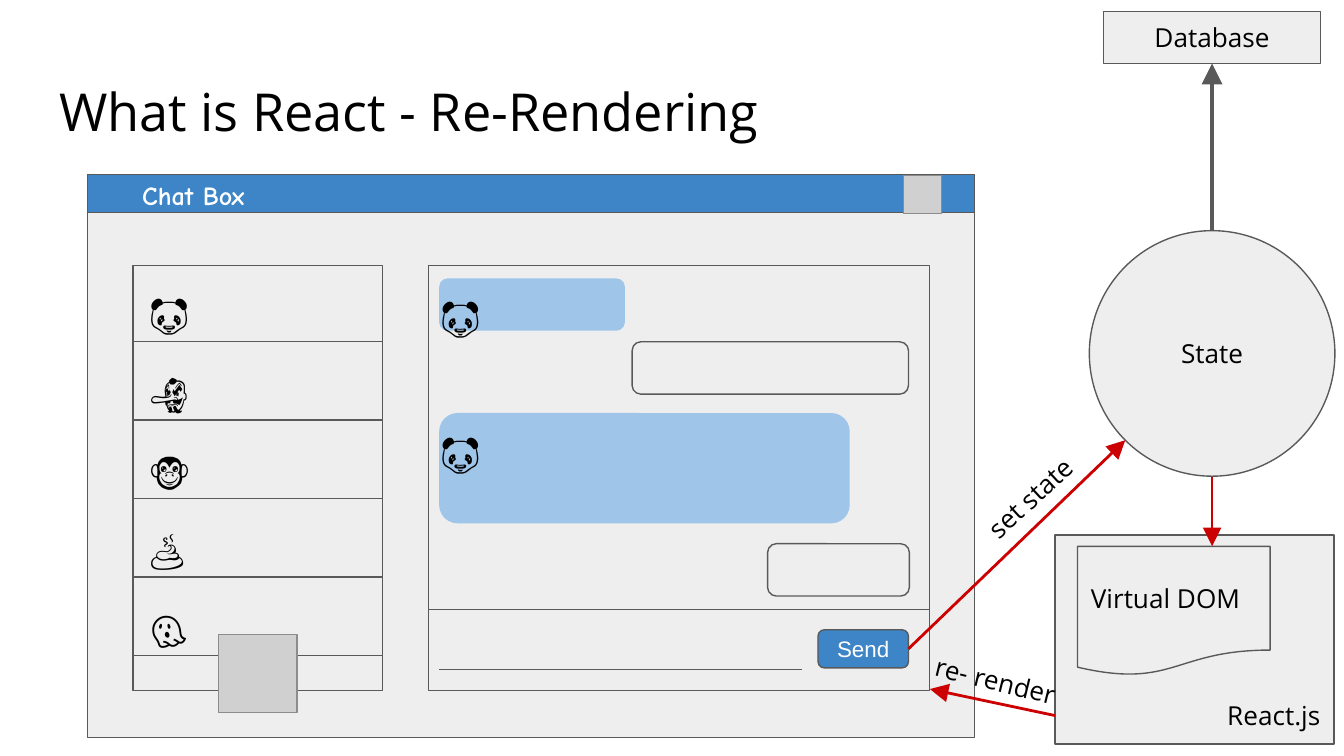
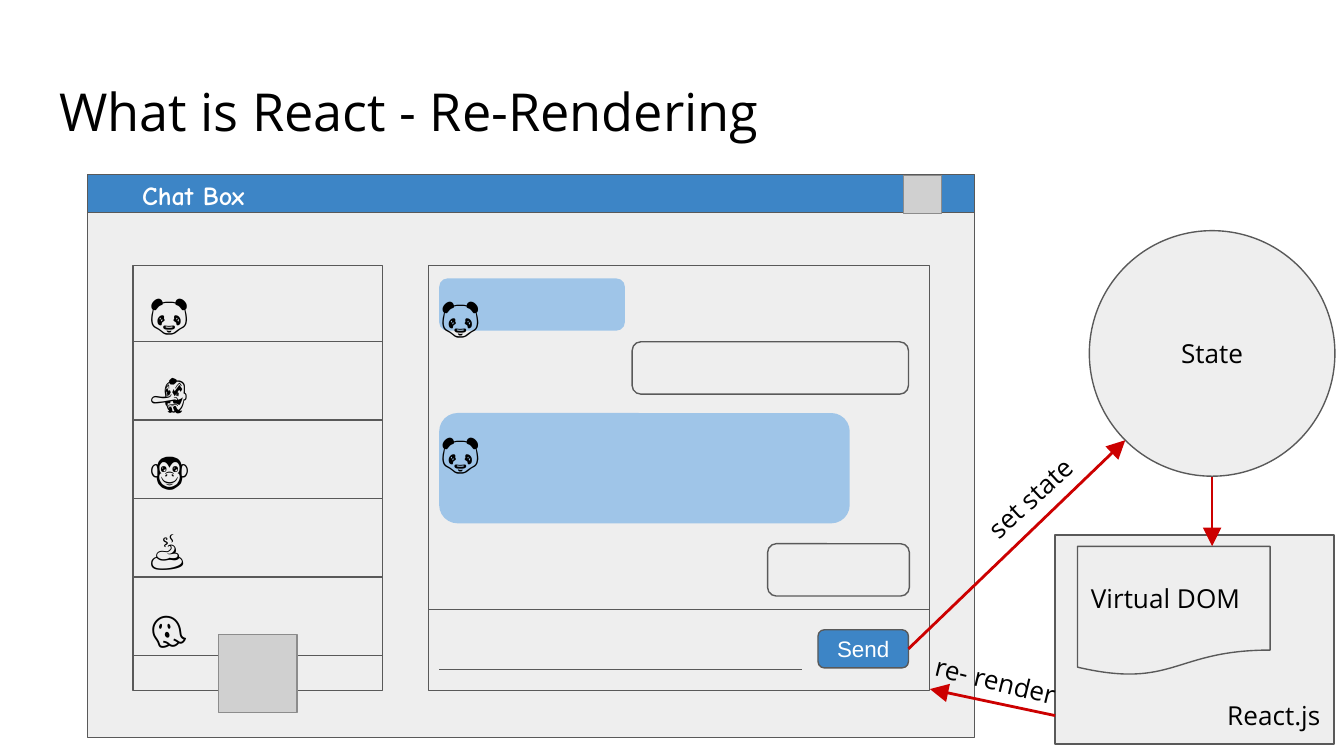
Before and after one commit to appian/hackathons, a slide deck: slide 9 of workshops/react/Intro to React.pptx. Drawn at 1344x756 pixels with LibreOffice and Linux fonts; fonts in the diff are those of the drawing; grey boxes stand for pictures. Boxes give left, top, right and bottom in pixels: in the first picture for what was removed or moved away, otherwise in the second. Text is boxed around its words. In the diff, an @@ line names an element or a change of style, - is before the commit and + after.

Commit message:
Update React Slides for Technica

```diff
--- a/workshops/react/Intro to React.pptx
+++ b/workshops/react/Intro to React.pptx
@@ rectangle removed at (1103,11,1320,63) @@
-Database
@@ arrow removed from (1212, 231) to (1212, 63) @@
```
Also in this commit, not shown: 10 other slides changed, 2 slides added, 1 slide removed.
